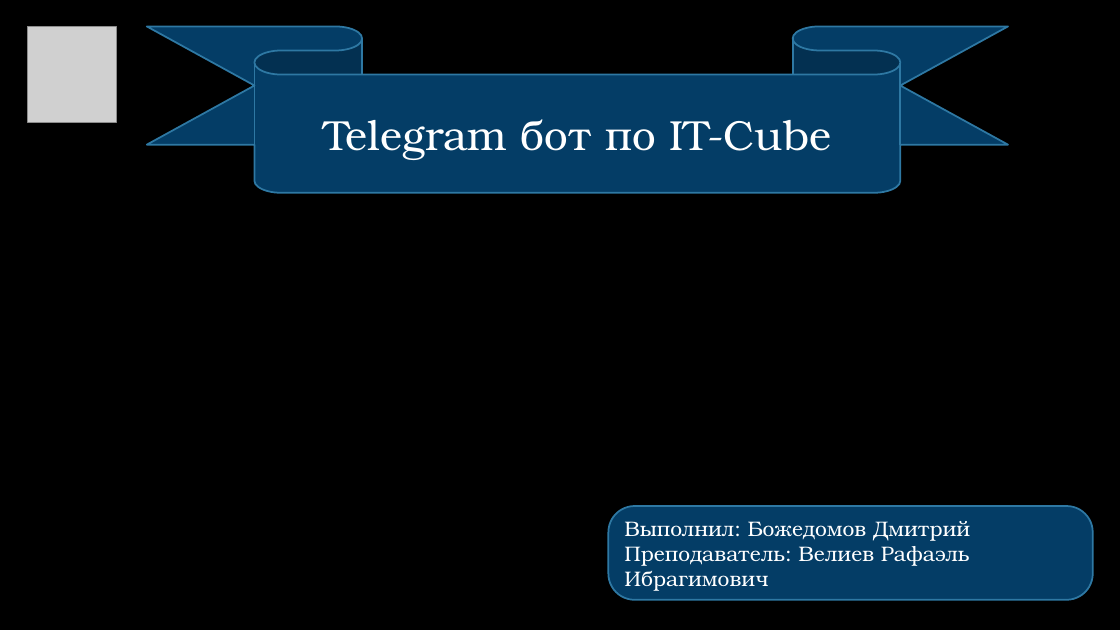
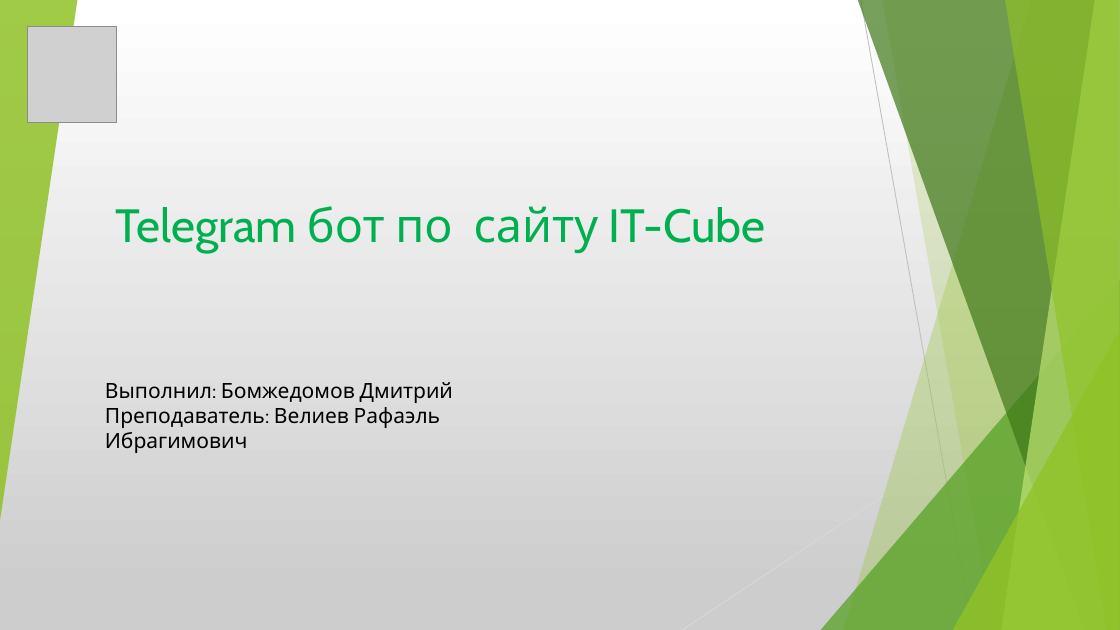
Before and after one commit to GeraltDima/Proect_po-it-cube, a slide deck: slide 1 of Презентация к проекту.pptx. Drawn at 1120x630 pixels with LibreOffice and Linux fonts; fonts in the diff are those of the drawing; grey boxes stand for pictures; background and template pictures are left out. Boxes give left, top, right and bottom in pixels: in the first picture for what was removed or moved away, otherwise in the second. Text is boxed around its words. In the diff, an @@ line names an element or a change of style, - is before the commit and + after.

```diff
--- a/Презентация к проекту.pptx
+++ b/Презентация к проекту.pptx
@@ background picture (left out) to gradient #FFFFFF to #CDCDCD @@
@@ group added at (0, 0, 1120, 630): 5 freeform shapes, 3 triangles, 2 lines @@
@@ text "Telegram бот по сайту IT-Cube": place and size @@
-text "Telegram бот по сайту IT-Cube" at (147, 26, 1008, 192)
+text "Telegram бот по сайту IT-Cube" at (116, 206, 766, 254)
@@ text "Telegram бот по сайту IT-Cube" at (116, 206, 766, 254): vertical alignment middle to top; fill #043D66 to none; outline #2E78A3 1.5 pt to none @@
@@ text at (116, 206, 766, 254): text changed; size 36 to 40 pt; font TeX Gyre Bonum to Cabin; text colour #FFFFFF to #00B050 @@
-Telegram бот по IT-Cube
+Telegram бот по сайту IT-Cube
@@ text "Выполнил: Бомжедомов Дмитрий" at (105, 382, 453, 453): vertical alignment middle to top; fill #043D66 to none; outline #2E78A3 1.5 pt to none @@
@@ text "Выполнил: Бомжедомов Дмитрий": place and size @@
-text "Выполнил: Бомжедомов Дмитрий" at (608, 506, 1093, 600)
+text "Выполнил: Бомжедомов Дмитрий" at (105, 382, 453, 453)
@@ text at (105, 382, 453, 403): text changed; font TeX Gyre Bonum to Cabin; text colour #FFFFFF to #000000 @@
-Выполнил: Божедомов Дмитрий
+Выполнил: Бомжедомов Дмитрий
@@ text at (105, 407, 440, 453): font TeX Gyre Bonum to Cabin, text colour #FFFFFF to #000000 in "Преподаватель: Велиев Рафаэль Ибрагимович" @@
```
Also in this commit, not shown: 6 other slides changed.
